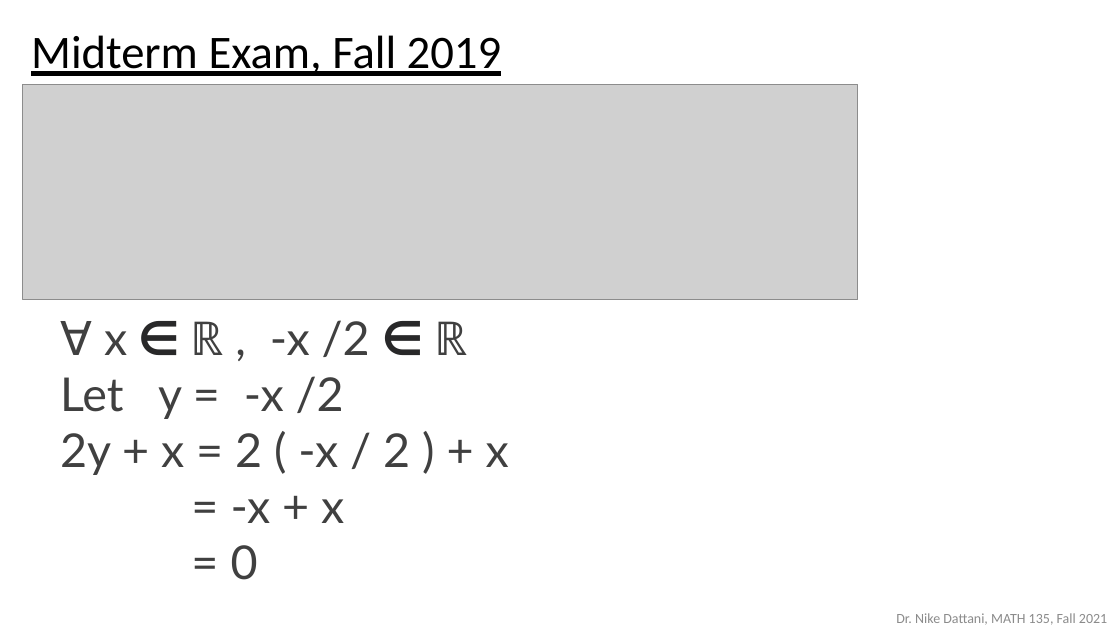
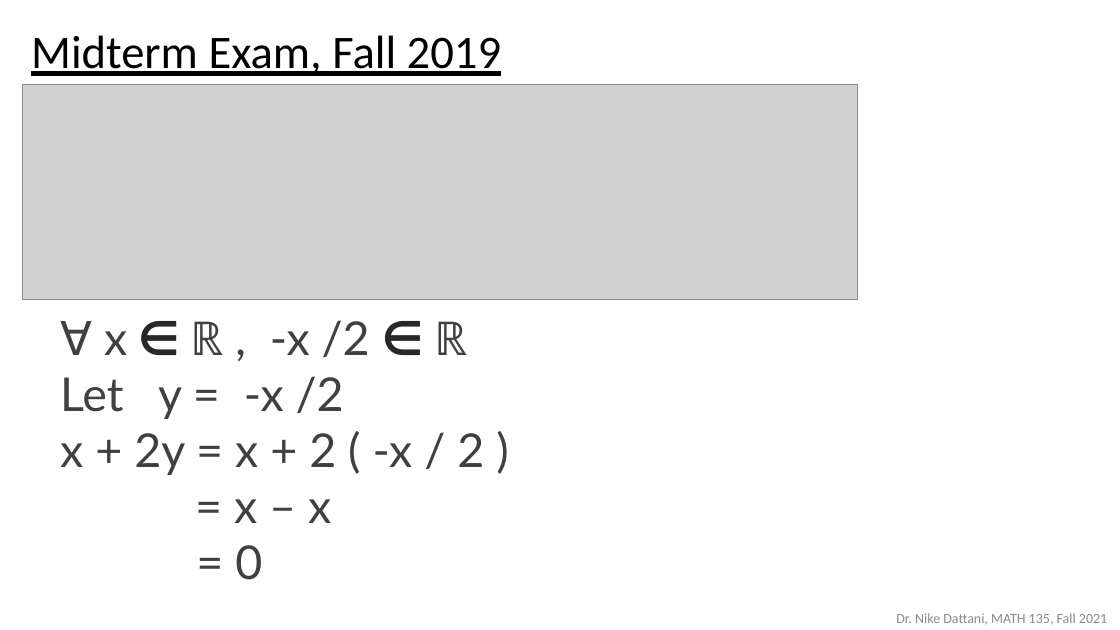
Before and after one commit to ndattani/Lecture_Notes, a slide deck: slide 6 of University_of_Waterloo/Fall_2021/MATH135/UW_Fall2021_MATH135_Lecture9.pptx. Drawn at 1120x630 pixels with LibreOffice and Linux fonts; fonts in the diff are those of the drawing; grey boxes stand for pictures. Boxes give left, top, right and bottom in pixels: in the first picture for what was removed or moved away, otherwise in the second. Text is boxed around its words. In the diff, an @@ line names an element or a change of style, - is before the commit and + after.

```diff
--- a/University_of_Waterloo/Fall_2021/MATH135/UW_Fall2021_MATH135_Lecture9.pptx
+++ b/University_of_Waterloo/Fall_2021/MATH135/UW_Fall2021_MATH135_Lecture9.pptx
@@ text at bbox=[60, 433, 484, 523]: text changed @@
-2y + x = 2 ( -x / 2 ) + x
-= -x + x
+x + 2y = x + 2 ( -x / 2 )
+= x – x
```
Also in this commit, not shown: 5 other slides changed, 2 slides removed.
